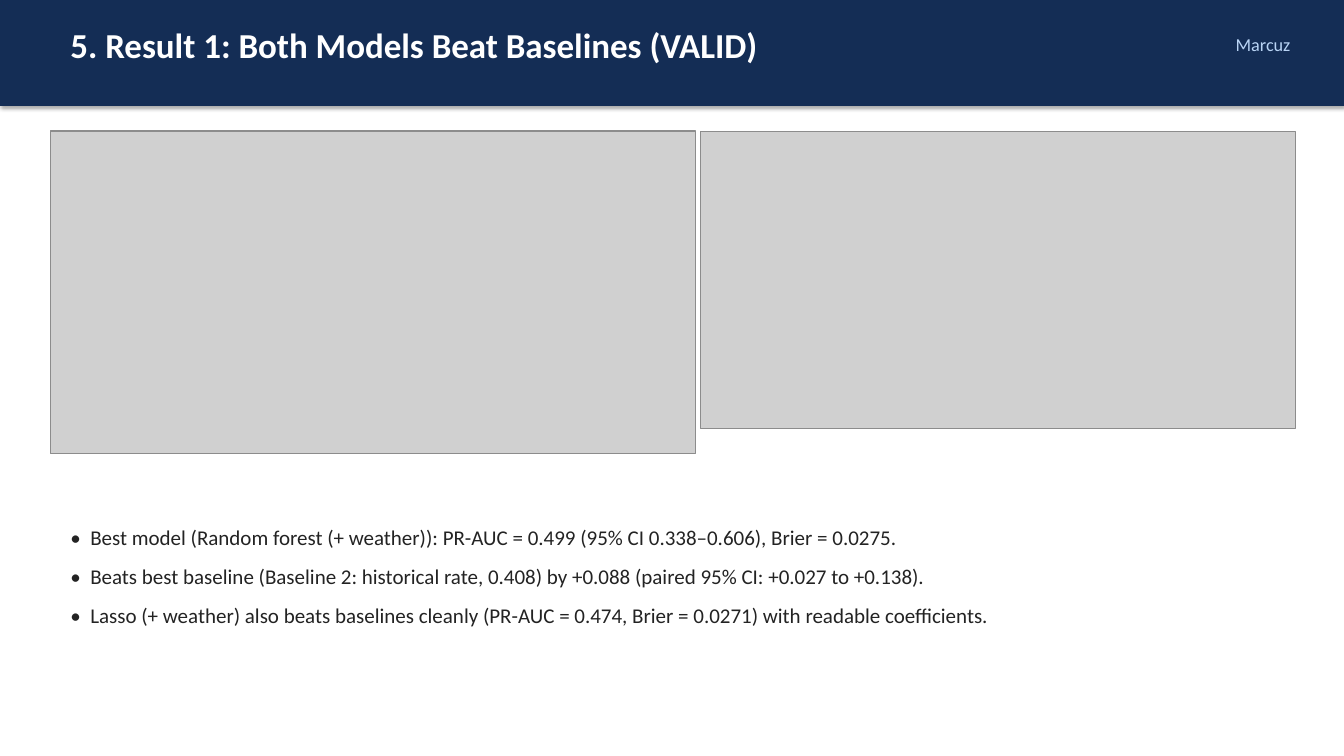
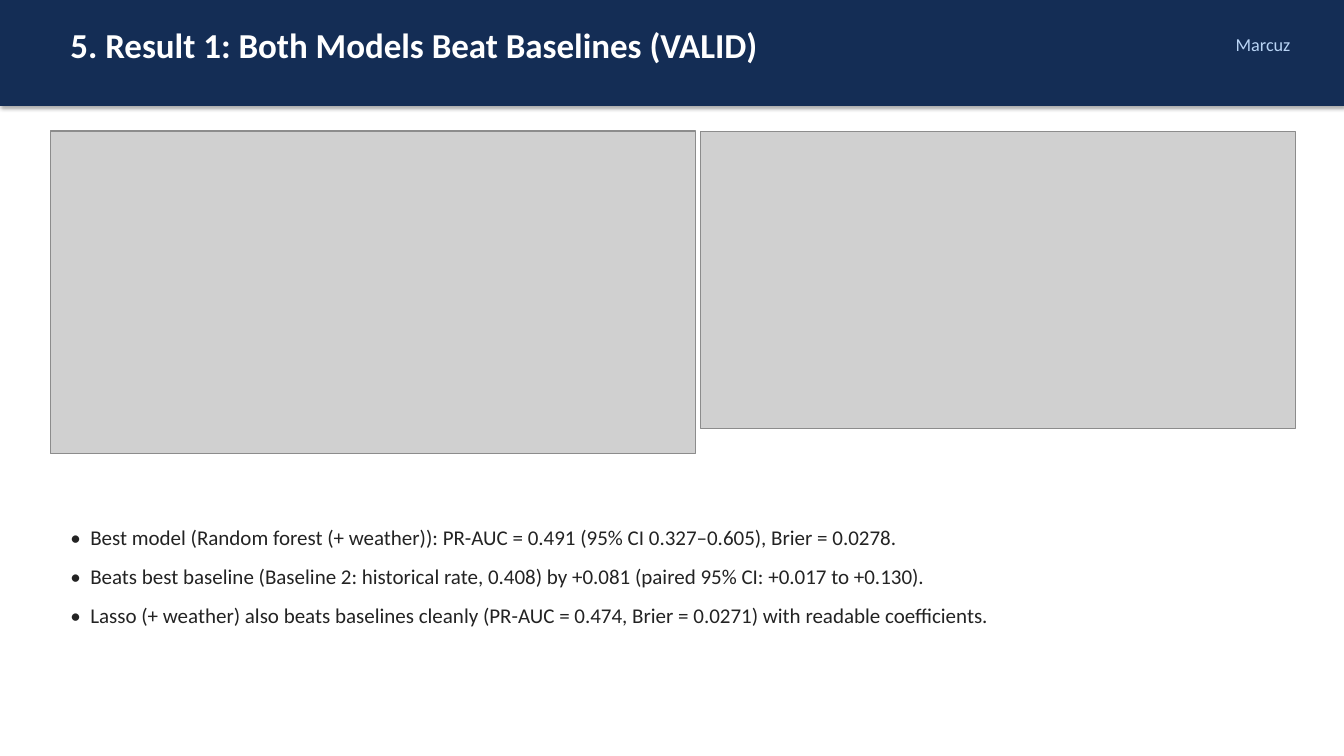
Before and after one commit to andersonhoang/citibike-problem-hours, a slide deck: slide 6 of slides/CitiBike_Problem_Hours.pptx. Drawn at 1344x756 pixels with LibreOffice and Linux fonts; fonts in the diff are those of the drawing; grey boxes stand for pictures. Boxes give left, top, right and bottom in pixels: in the first picture for what was removed or moved away, otherwise in the second. Text is boxed around its words. In the diff, an @@ line names an element or a change of style, - is before the commit and + after.

```diff
--- a/slides/CitiBike_Problem_Hours.pptx
+++ b/slides/CitiBike_Problem_Hours.pptx
@@ text at bbox=[90, 530, 924, 588]: text changed @@
-• Best model (Random forest (+ weather)): PR-AUC = 0.499 (95% CI 0.338–0.606), Brier = 0.0275.
-• Beats best baseline (Baseline 2: historical rate, 0.408) by +0.088 (paired 95% CI: +0.027 to +0.138).
+• Best model (Random forest (+ weather)): PR-AUC = 0.491 (95% CI 0.327–0.605), Brier = 0.0278.
+• Beats best baseline (Baseline 2: historical rate, 0.408) by +0.081 (paired 95% CI: +0.017 to +0.130).
```
Also in this commit, not shown: 1 other slide changed, 23 other files.
